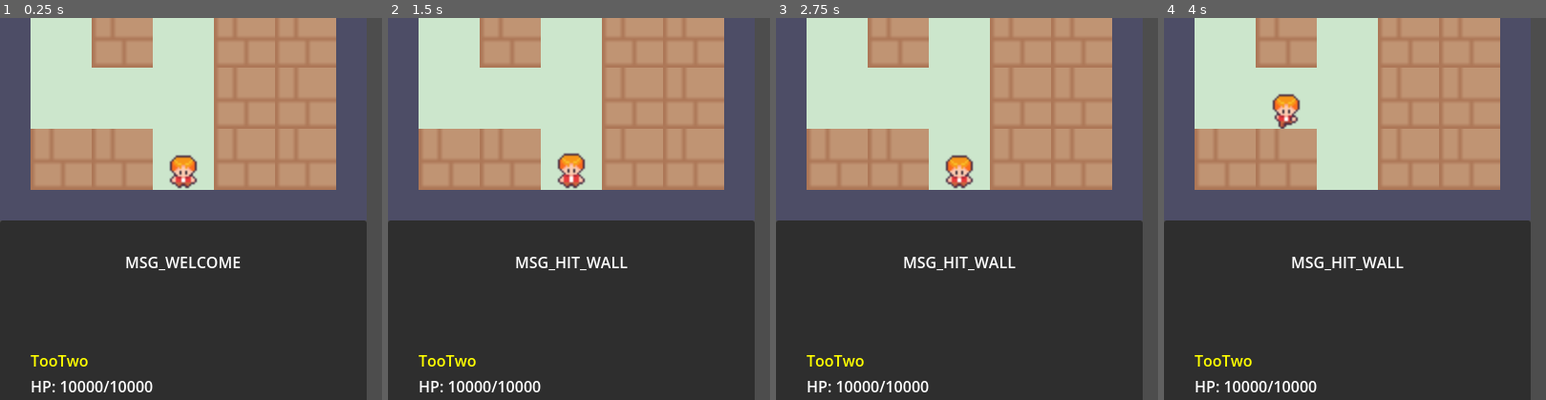
Above: before the commit, frames 1-4 (left to right).
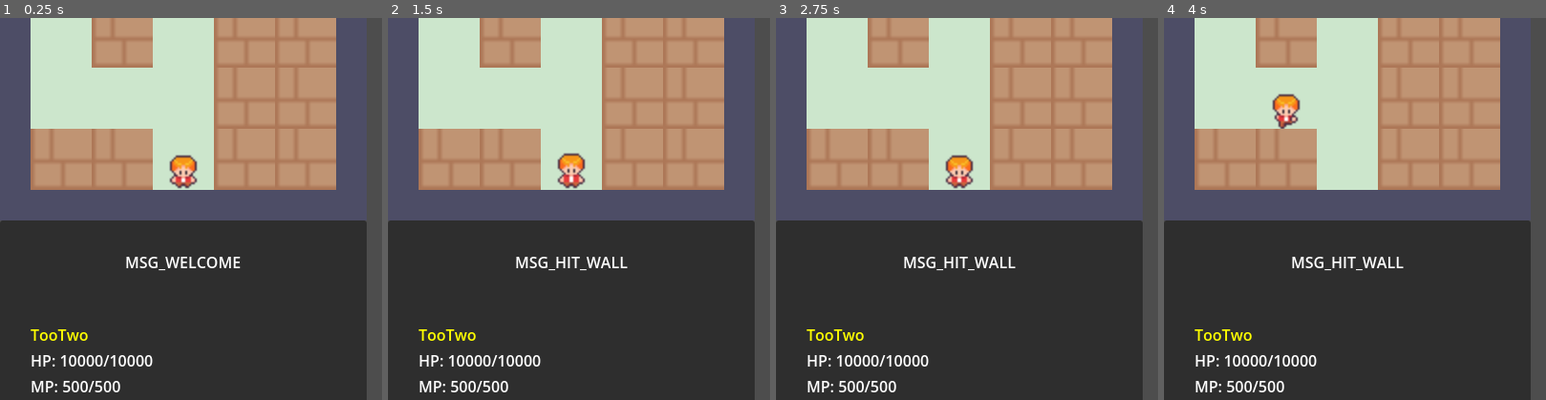
Above: after the commit, the same moments.

Repository: yifan-lee/ATB_Tower_Climber
Game: Godot game, scene res://scenes/main.tscn
Two runs of this game, one before a commit and one after it. Both use one fixed random seed, a clock stepped at 60 frames per second and the inputs below. The project has no main scene, so this scene is started directly.
Inputs:
- Up to frame 1 (0.25 s): no input
- Up to frame 2 (1.5 s): tap Enter (ui_accept) at 0.5, 1.35 s; hold Right (ui_right) 0.53-1.28 s; hold Enter (ui_accept) 0.53-1.28 s; hold Down (ui_down) from 1.28 s (still down)
- Up to frame 3 (2.75 s): tap Enter (ui_accept) at 1.52, 1.82 s; release Down (ui_down) at 2.03 s; hold Right (ui_right) from 2.03 s (still down); hold Enter (ui_accept) from 2.03 s (still down)
- Up to frame 4 (4 s): release Right (ui_right) at 2.78 s; release Enter (ui_accept) at 2.78 s; hold Up (ui_up) 2.78-3.53 s; tap Enter (ui_accept) at 2.85, 3.02, 3.32 s; hold Left (ui_left) from 3.53 s (still down); hold Enter (ui_accept) from 3.53 s (still down)
The pictures show only the part of the screen within x 0-50%, y 22-72%; the shares and areas given below are measured in that part.

The runs differ from the first frame. In frame 1, 1.4% of the frame differs, in the area x 8-40%, y 81-98%; in frame 2, 1.4%; in frame 3, 1.4%; in frame 4, 1.4%.

Commit message:
add mana cost system

Diff:
--- a/config/entity_db.gd
+++ b/config/entity_db.gd
@@ -9,6 +9,8 @@
         "TooTwo",
         10000,
         10000,
+        500,
+        500,
         100,
         100,
         100,
@@ -25,6 +27,8 @@
         "BloodshotEye",
         1000,
         1000,
+        0,
+        0,
         50,
         50,
         60,
--- a/config/skill_db.gd
+++ b/config/skill_db.gd
@@ -5,22 +5,22 @@
 var db: Dictionary = {}
 
 func _ready():
-    db["basic_atk"] = Skill.new().setup(
-        "SKILL_BASIC_ATK_NAME", 1, 0, "SKILL_BASIC_ATK_DESC"
-    )
-    db["heavy_strike"] = Skill.new().setup(
-        "SKILL_HEAVY_NAME", 2, 3, "SKILL_HEAVY_DESC"
-    )
-    db["fireball"] = Skill.new().setup(
-        "SKILL_FIREBALL_NAME", 5, 8, "SKILL_FIREBALL_DESC"
-    )
-    db["one_hit"] = Skill.new().setup(
-        "SKILL_ONE_HIT_NAME", 9999, 0, "SKILL_ONE_HIT_DESC"
-    )
+	db["basic_atk"] = Skill.new().setup(
+		"SKILL_BASIC_ATK_NAME", 100, 0, 0, "SKILL_BASIC_ATK_DESC"
+	)
+	db["heavy_strike"] = Skill.new().setup(
+		"SKILL_HEAVY_NAME", 200, 3, 0, "SKILL_HEAVY_DESC"
+	)
+	db["fireball"] = Skill.new().setup(
+		"SKILL_FIREBALL_NAME", 500, 8, 0, "SKILL_FIREBALL_DESC"
+	)
+	db["one_hit"] = Skill.new().setup(
+		"SKILL_ONE_HIT_NAME", 999999, 0, 0, "SKILL_ONE_HIT_DESC"
+	)
 
 func get_skill(id: String) -> Skill:
-    if db.has(id):
-        return db[id].duplicate(true)
-    else:
-        push_error("找不到技能 ID: " + id)
-        return null
+	if db.has(id):
+		return db[id].duplicate(true)
+	else:
+		push_error("找不到技能 ID: " + id)
+		return null
--- a/core/event_bus.gd
+++ b/core/event_bus.gd
@@ -18,6 +18,6 @@
 signal battle_ended(result: String)
 
 
-signal show_skill_menu(skills: Array) # 通知 UI 开启技能菜单
+signal show_skill_menu(skills_info: Array) # 通知 UI 开启技能菜单，包含技能和预计伤害
 # signal hide_skill_menu() # 通知 UI 开启技能菜单
 signal player_skill_chosen(skill: Skill) # UI 通知主逻辑玩家选了哪个技能
--- a/data/skill.gd
+++ b/data/skill.gd
@@ -5,12 +5,14 @@
 @export var skill_name: String
 @export var damage: int
 @export var max_cd: float
+@export var mana_cost: int = 0
 @export var current_cd: float = 0.0
 @export var description: String
 
-func setup(n: String, dmg: int, cd: float, desc: String) -> Skill:
+func setup(n: String, dmg: int, cd: float, mc: int, desc: String) -> Skill:
     skill_name = n
     damage = dmg
     max_cd = cd
+    mana_cost = mc
     description = desc
     return self
--- a/data/stat.gd
+++ b/data/stat.gd
@@ -5,6 +5,8 @@
 @export var entity_name: String
 @export var max_hp: int = 500
 @export var current_hp: int = 500
+@export var max_mp: int = 500
+@export var current_mp: int = 500
 @export var atk: int = 100
 @export var def: int = 100
 @export var spd: int = 100
@@ -12,10 +14,12 @@
 @export var skills: Array[Skill]
 
 
-func setup(n: String, hp: int, chp: int, a: int, d: int, s: int, anim: String, sk: Array[Skill]) -> Stats:
+func setup(n: String, hp: int, chp: int, mp: int, cmp: int, a: int, d: int, s: int, anim: String, sk: Array[Skill]) -> Stats:
 	entity_name = n
 	max_hp = hp
 	current_hp = chp
+	max_mp = mp
+	current_mp = cmp
 	atk = a
 	def = d
 	spd = s
--- a/locale/texts.csv
+++ b/locale/texts.csv
@@ -8,9 +8,12 @@
 SKILL_BASIC_ATK_NAME,普通攻击,Attack
 SKILL_BASIC_ATK_DESC,对怪物造成基础伤害。,Deals basic damage to the enemy.
 SKILL_HEAVY_NAME,重击,Heavy Strike
-SKILL_HEAVY_DESC,奋力一击，造成巨额伤害，冷却3秒。,A powerful blow. Cooldown: 3 seconds.
+SKILL_HEAVY_DESC,奋力一击，造成巨额伤害。,A powerful blow.
 SKILL_FIREBALL_NAME,火球术,Fireball.
-SKILL_FIREBALL_DESC,对怪物造成巨额伤害，冷却5秒,Fireball. Cooldown: 5 seconds.
+SKILL_FIREBALL_DESC,对怪物造成巨额伤害。,Fireball.
 SKILL_ONE_HIT_NAME,一击必杀,One Hit Kill
-SKILL_ONE_HIT_DESC,秒杀怪物,Kill Enemy
+SKILL_ONE_HIT_DESC,秒杀怪物。,Kill Enemy.
 DISPLAY_DAMAGE,伤害：,"Damage: "
+DISPLAY_MANA_COST,魔法消耗：,"MP Cost: "
+DISPLAY_CD,冷却：,"CD: "
+DISPLAY_ESTIMATED_DAMAGE,预估伤害：,"Estimated Damage: "
--- a/scenes/battle.gd
+++ b/scenes/battle.gd
@@ -84,7 +84,10 @@
 func _create_stat_panel(stats: Stats, is_player: bool) -> VBoxContainer:
 	var vbox = VBoxContainer.new()
 	vbox.add_child(_create_label(stats.entity_name, Color(1, 1, 0))) # 名字标黄
-	var hp_lbl = _create_label("HP: " + str(stats.current_hp) + "/" + str(stats.max_hp))
+	var hp_lbl = _create_label(
+		"HP: " + str(stats.current_hp) + "/" + str(stats.max_hp) + "\n" +
+		"MP: " + str(stats.current_mp) + "/" + str(stats.max_mp)
+	)
 	vbox.add_child(hp_lbl)
 	if is_player:
 		p_hp_label = hp_lbl
@@ -147,7 +150,15 @@
 		is_action_paused = true
 		ready_character = "player"
 		EventBus.show_system_message.emit("MSG_PLAYER_TURN") # 通知 UI 显示玩家回合
-		EventBus.show_skill_menu.emit(player_stats.skills)
+		var skills_info = []
+		for skill in player_stats.skills:
+			var estimated_dmg = _get_attack_damage(player_stats.atk, enemy_stats.def, skill.damage)
+			skills_info.append({
+				"skill": skill,
+				"estimated_damage": int(estimated_dmg)
+			})
+
+		EventBus.show_skill_menu.emit(skills_info)
 
 	# 判断怪物是否到达终点（如果同时到达，玩家优先）
 	elif e_progress >= BAR_WIDTH:
@@ -174,16 +185,20 @@
 	_execute_skill(enemy_stats, player_stats, chosen_skill)
 
 func _execute_skill(attacker: Stats, defender: Stats, skill: Skill):
-	# 4. 伤害公式：攻击方攻击力 + 技能伤害 - 防御方防御力
-	# 使用 max(1, ...) 确保即使防御很高，也能强制扣 1 点血
-	var final_damage = max(1, attacker.atk * skill.damage * (100.0 / (100.0 + defender.def)))
+	var final_damage = _get_attack_damage(attacker.atk, defender.def, skill.damage)
 
 	# 扣血并防止出现负数血量
 	defender.current_hp = max(0, defender.current_hp - final_damage)
 
 	# 刷新上方战斗面板的文字
-	p_hp_label.text = "HP: " + str(player_stats.current_hp) + "/" + str(player_stats.max_hp)
-	e_hp_label.text = "HP: " + str(enemy_stats.current_hp) + "/" + str(enemy_stats.max_hp)
+	p_hp_label.text = (
+		"HP: " + str(player_stats.current_hp) + "/" + str(player_stats.max_hp) + "\n" +
+		"MP: " + str(player_stats.current_mp) + "/" + str(player_stats.max_mp)
+	)
+	e_hp_label.text = (
+		"HP: " + str(enemy_stats.current_hp) + "/" + str(enemy_stats.max_hp) + "\n" +
+		"MP: " + str(enemy_stats.current_mp) + "/" + str(enemy_stats.max_mp)
+	)
 
 	if defender.current_hp <= 0:
 		if defender == enemy_stats:
@@ -196,6 +211,9 @@
 	# 这里为了简便，直接恢复战斗进度条
 	_resume_battle(attacker == player_stats)
 
+func _get_attack_damage(atk: int, def: int, skill_damage: int) -> float:
+	return max(1, atk / 100.0 * skill_damage * (100.0 / (100.0 + def)))
+
 func _resume_battle(was_player: bool):
 	# 谁刚攻击完，谁的进度条清零
 	if was_player:
--- a/ui/skill_menu_view.gd
+++ b/ui/skill_menu_view.gd
@@ -45,18 +45,19 @@
 	is_menu_active = false
 	visible = false
 
-func _on_show_skill_menu(skills: Array):
+func _on_show_skill_menu(skills_info: Array):
 	visible = true
 	is_menu_active = true
 
 	_clear_skill_buttons()
 
-	available_skills = skills
+	available_skills = skills_info
 	current_selection = 0
 
 	# 纯代码动态生成技能条目
-	for i in range(skills.size()):
-		var skill = skills[i]
+	for i in range(skills_info.size()):
+		var info = skills_info[i]
+		var skill = info.skill
 		var lbl = Label.new()
 		if skill.current_cd > 0:
 			lbl.text = "   " + tr(skill.skill_name) + " (CD:" + str(ceil(skill.current_cd)) + ")"
@@ -76,10 +77,17 @@
 
 func _update_menu_cursor():
 	for i in range(available_skills.size()):
-		var skill = available_skills[i]
+		var info = available_skills[i]
+		var skill = info.skill
 		if i == current_selection:
 			skill_labels[i].text = "> " + skill_labels[i].text.trim_prefix("   ").trim_prefix("> ")
-			skill_desc_label.text = tr(skill.description) + "\n" + tr("DISPLAY_DAMAGE") + str(skill.damage)
+			skill_desc_label.text = (
+				tr(skill.description) + "\n" +
+				tr("DISPLAY_DAMAGE") + str(skill.damage) + "\n" +
+				tr("DISPLAY_MANA_COST") + str(skill.mana_cost) + "\n" +
+				tr("DISPLAY_CD") + str(skill.max_cd) + "\n" +
+				tr("DISPLAY_ESTIMATED_DAMAGE") + str(info.estimated_damage)
+			)
 		else:
 			skill_labels[i].text = "   " + skill_labels[i].text.trim_prefix("   ").trim_prefix("> ")
 
@@ -94,7 +102,7 @@
 		current_selection = min(available_skills.size() - 1, current_selection + 1)
 		_update_menu_cursor()
 	elif event.is_action_pressed("ui_accept"):
-		var chosen_skill = available_skills[current_selection]
+		var chosen_skill = available_skills[current_selection].skill
 		if chosen_skill.current_cd <= 0:
 			is_menu_active = false
 			EventBus.player_skill_chosen.emit(chosen_skill)
--- a/ui/stat_info_view.gd
+++ b/ui/stat_info_view.gd
@@ -4,6 +4,7 @@
 var player_stats: Stats
 
 var hp_lbl: Label
+var mp_lbl: Label
 var atk_lbl: Label
 var def_lbl: Label
 var spd_lbl: Label
@@ -20,11 +21,13 @@
 
 	vbox.add_child(_create_label(player_stats.entity_name, Color(1, 1, 0)))
 	hp_lbl = _create_label("")
+	mp_lbl = _create_label("")
 	atk_lbl = _create_label("")
 	def_lbl = _create_label("")
 	spd_lbl = _create_label("")
 
 	vbox.add_child(hp_lbl)
+	vbox.add_child(mp_lbl)
 	vbox.add_child(atk_lbl)
 	vbox.add_child(def_lbl)
 	vbox.add_child(spd_lbl)
@@ -43,6 +46,7 @@
 
 func _update_stats():
 	hp_lbl.text = "HP: " + str(player_stats.current_hp) + "/" + str(player_stats.max_hp)
+	mp_lbl.text = "MP: " + str(player_stats.current_mp) + "/" + str(player_stats.max_mp)
 	atk_lbl.text = "ATK: " + str(player_stats.atk)
 	def_lbl.text = "DEF: " + str(player_stats.def)
 	spd_lbl.text = "SPD: " + str(player_stats.spd)
Binary file changed: locale/texts.en_US.translation
Binary file changed: locale/texts.zh_CN.translation
